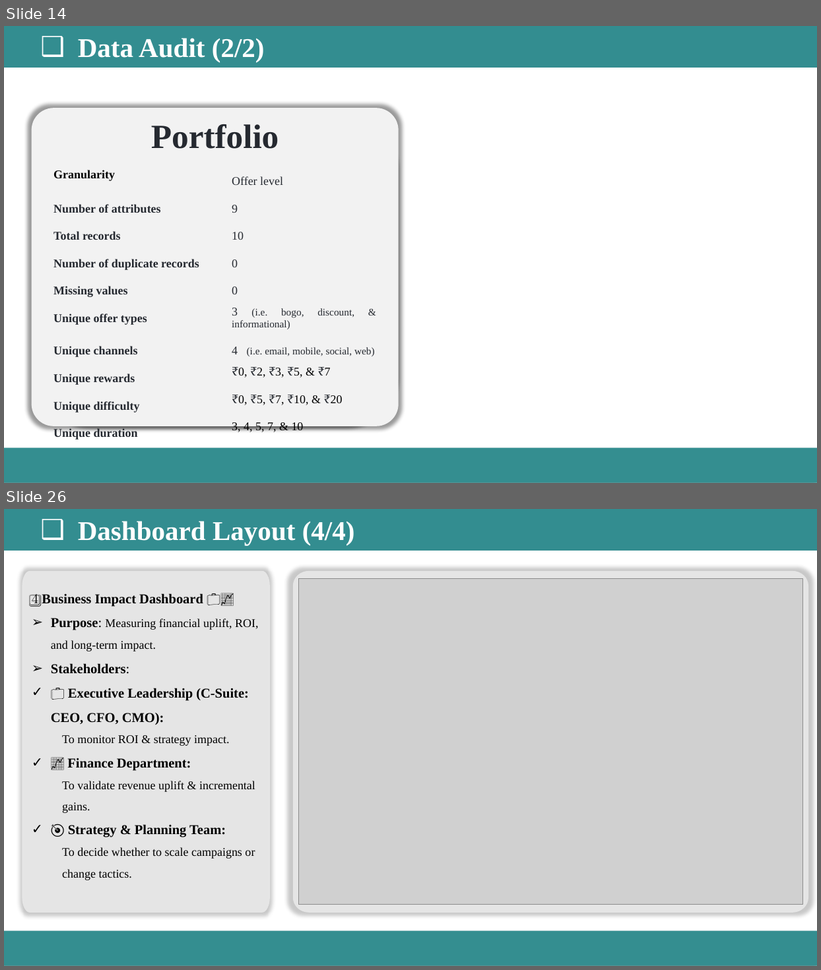
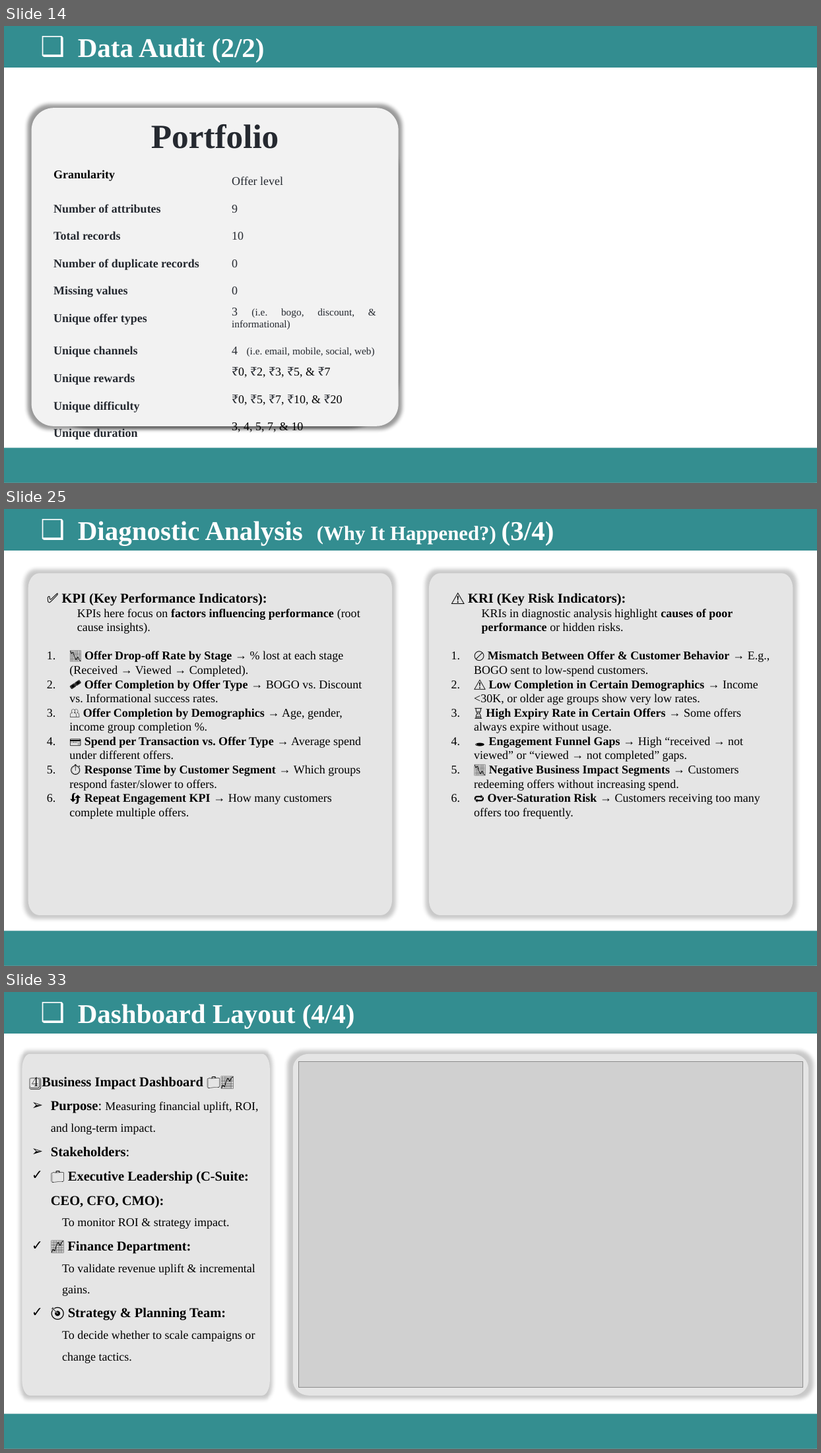
Before and after one commit to Dipesh-Ydv/Starbucks-Analysis, a slide deck: Starbucks_Analysis_Presentation.pptx. Shown one above the other, each under a label of ours: slides 14 and 26 before the commit, slides 14, 25 and 33 after it; the slides between them are not shown. The pictures are 821x970 and 821x1453 pixels, drawn with LibreOffice and Linux fonts; fonts in the diff are those of the drawing; grey boxes stand for pictures. Boxes give left, top, right and bottom in pixels: in the first picture for what was removed or moved away, otherwise in the second. Text is boxed around its words. In the diff, an @@ line names an element or a change of style, - is before the commit and + after.

```diff
--- a/Starbucks_Analysis_Presentation.pptx
+++ b/Starbucks_Analysis_Presentation.pptx
@@ slide 25 added at (4, 509, 817, 966), background #FFFFFF; not listed: 1 template element that a slide beside it also shows @@
@@ rectangle added at (4, 509, 817, 550), fill #338D90, outline #338D90 2 pt, 32 pt, text #FFFFFF, bold @@
+  ❑ Diagnostic Analysis (Why It Happened?) (3/4)
@@ freeform shape added at (28, 573, 393, 916), fill #FFFFFF at 54% opacity @@
@@ freeform shape added at (429, 573, 793, 916), fill #FFFFFF at 54% opacity @@
@@ text added at (62, 593, 362, 819), 14 pt, text #000000 @@
+✅ KPI (Key Performance Indicators):
+  KPIs here focus on factors influencing performance (root cause insights).
+1. 📉 Offer Drop-off Rate by Stage → % lost at each stage (Received → Viewed → Completed).
+2. 🎟️ Offer Completion by Offer Type → BOGO vs. Discount vs. Informational success rates.
+3. 👥 Offer Completion by Demographics → Age, gender, income group completion %.
+4. 💳 Spend per Transaction vs. Offer Type → Average spend under different offers.
+5. ⏱️ Response Time by Customer Segment → Which groups respond faster/slower to offers.
+6. 🔄 Repeat Engagement KPI → How many customers complete multiple offers.
@@ text added at (468, 593, 770, 819), 14 pt, text #000000 @@
+⚠️ KRI (Key Risk Indicators):
+  KRIs in diagnostic analysis highlight causes of poor performance or hidden risks.
+1. 🚫 Mismatch Between Offer & Customer Behavior → E.g., BOGO sent to low-spend customers.
+2. ⚠️ Low Completion in Certain Demographics → Income <30K, or older age groups show very low rates.
+3. ⏳ High Expiry Rate in Certain Offers → Some offers always expire without usage.
+4. 🕳️ Engagement Funnel Gaps → High “received → not viewed” or “viewed → not completed” gaps.
+5. 📉 Negative Business Impact Segments → Customers redeeming offers without increasing spend.
+6. 🔁 Over-Saturation Risk → Customers receiving too many offers too frequently.
@@ what was slide 26 is now slide 33 @@
```
Also in this commit, not shown: 8 slides changed, 6 other slides added, 1 other file.
